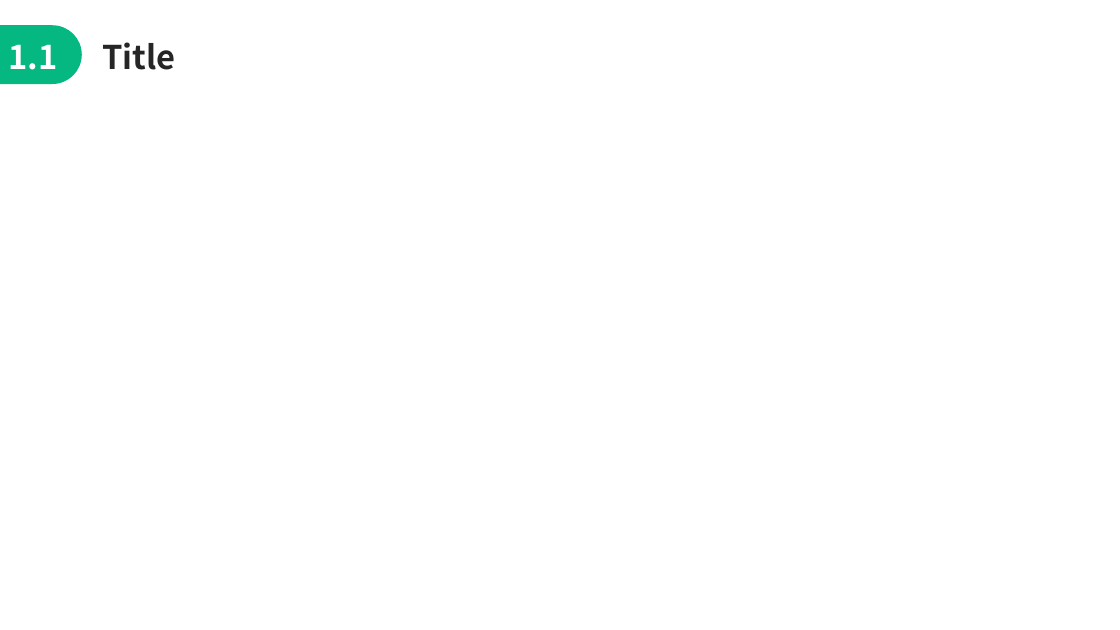
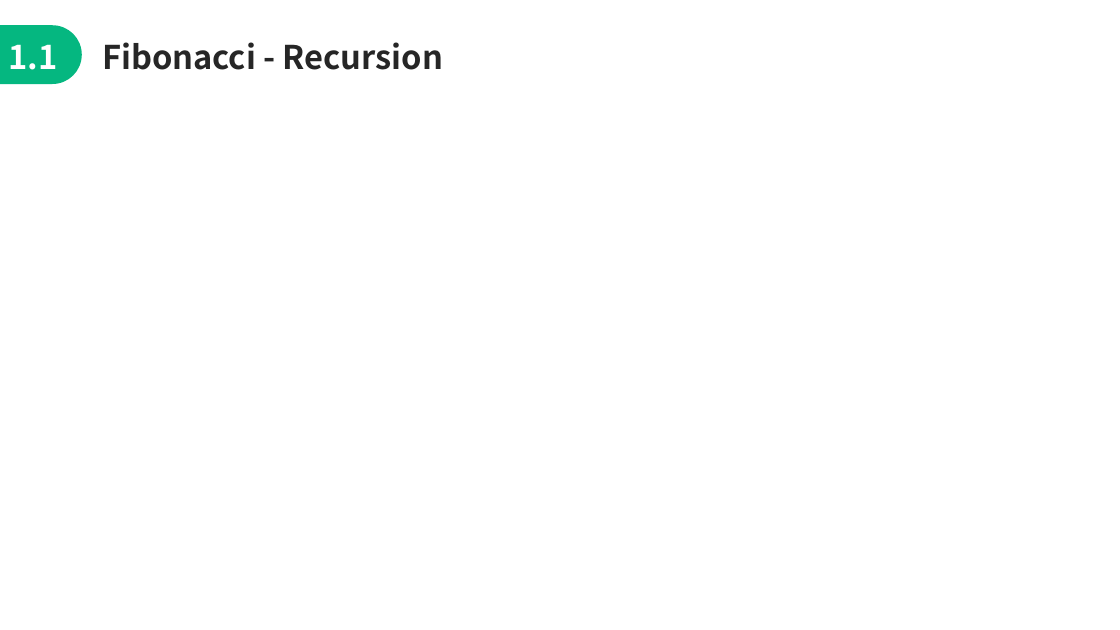
Before and after one commit to jimmyyih518/DSA2022Fall, a slide deck: slide 12 of week5/week5_slides.pptx. Drawn at 1120x630 pixels with LibreOffice and Linux fonts; fonts in the diff are those of the drawing. Boxes give left, top, right and bottom in pixels: in the first picture for what was removed or moved away, otherwise in the second. Text is boxed around its words. In the diff, an @@ line names an element or a change of style, - is before the commit and + after.

```diff
--- a/week5/week5_slides.pptx
+++ b/week5/week5_slides.pptx
@@ text at bbox=[102, 42, 443, 70]: text changed @@
-Title
+Fibonacci - Recursion
```
Also in this commit, not shown: 8 other slides changed, 1 slide added, 1 slide removed, 2 other files.
